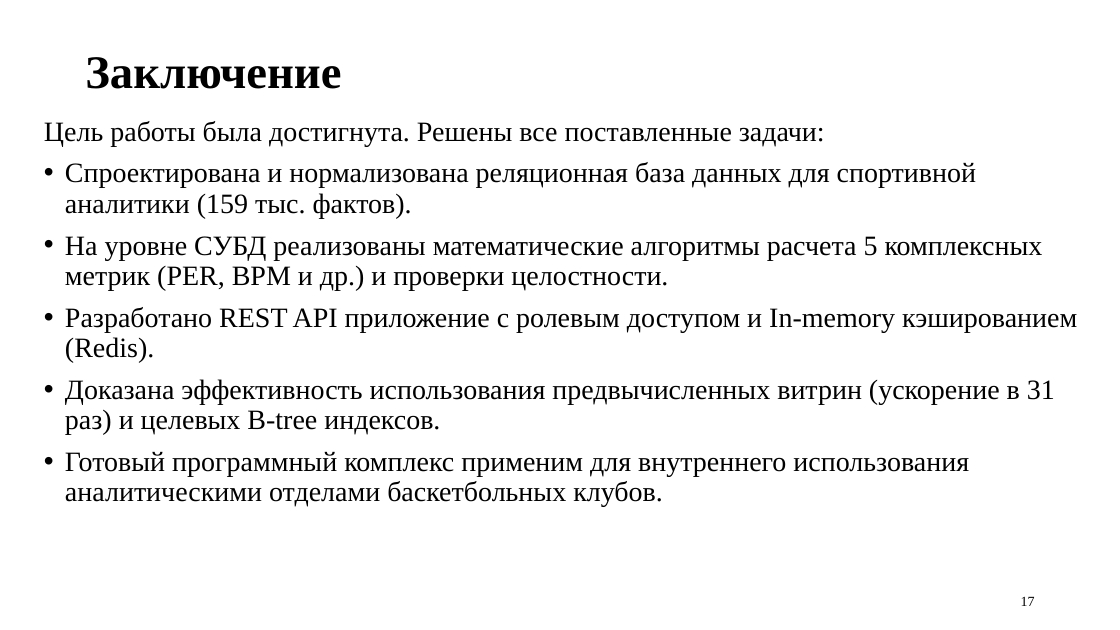
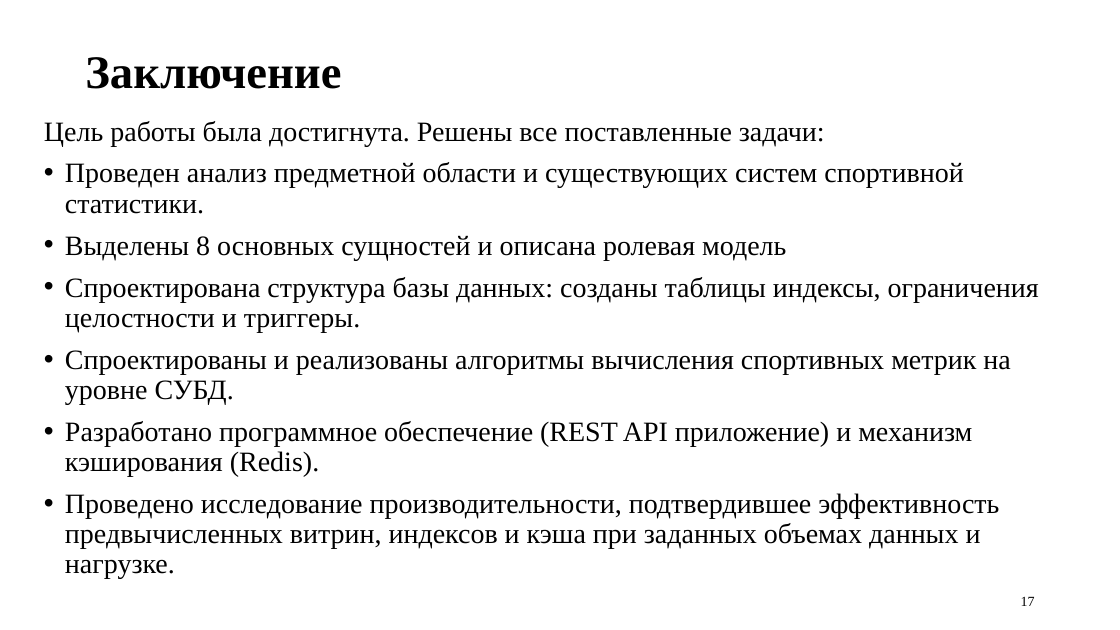
Before and after one commit to uBaxa0IQ/BD_Coursework, a slide deck: slide 17 of prez/prez.pptx. Drawn at 1120x630 pixels with LibreOffice and Linux fonts; fonts in the diff are those of the drawing. Boxes give left, top, right and bottom in pixels: in the first picture for what was removed or moved away, otherwise in the second. Text is boxed around its words. In the diff, an @@ line names an element or a change of style, - is before the commit and + after.

```diff
--- a/prez/prez.pptx
+++ b/prez/prez.pptx
@@ text at (65,162,1039,579): text changed @@
-• Спроектирована и нормализована реляционная база данных для спортивной аналитики (159 тыс. фактов).
-• На уровне СУБД реализованы математические алгоритмы расчета 5 комплексных метрик (PER, BPM и др.) и проверки целостности.
-• Разработано REST API приложение с ролевым доступом и In-memory кэшированием (Redis).
-• Доказана эффективность использования предвычисленных витрин (ускорение в 31 раз) и целевых B-tree индексов.
-• Готовый программный комплекс применим для внутреннего использования аналитическими отделами баскетбольных клубов.
+• Проведен анализ предметной области и существующих систем спортивной статистики.
+• Выделены 8 основных сущностей и описана ролевая модель
+• Спроектирована структура базы данных: созданы таблицы индексы, ограничения целостности и триггеры.
+• Спроектированы и реализованы алгоритмы вычисления спортивных метрик на уровне СУБД.
+• Разработано программное обеспечение (REST API приложение) и механизм кэширования (Redis).
+• Проведено исследование производительности, подтвердившее эффективность предвычисленных витрин, индексов и кэша при заданных объемах данных и нагрузке.
```
Also in this commit, not shown: 7 other slides changed, 6 other files.
